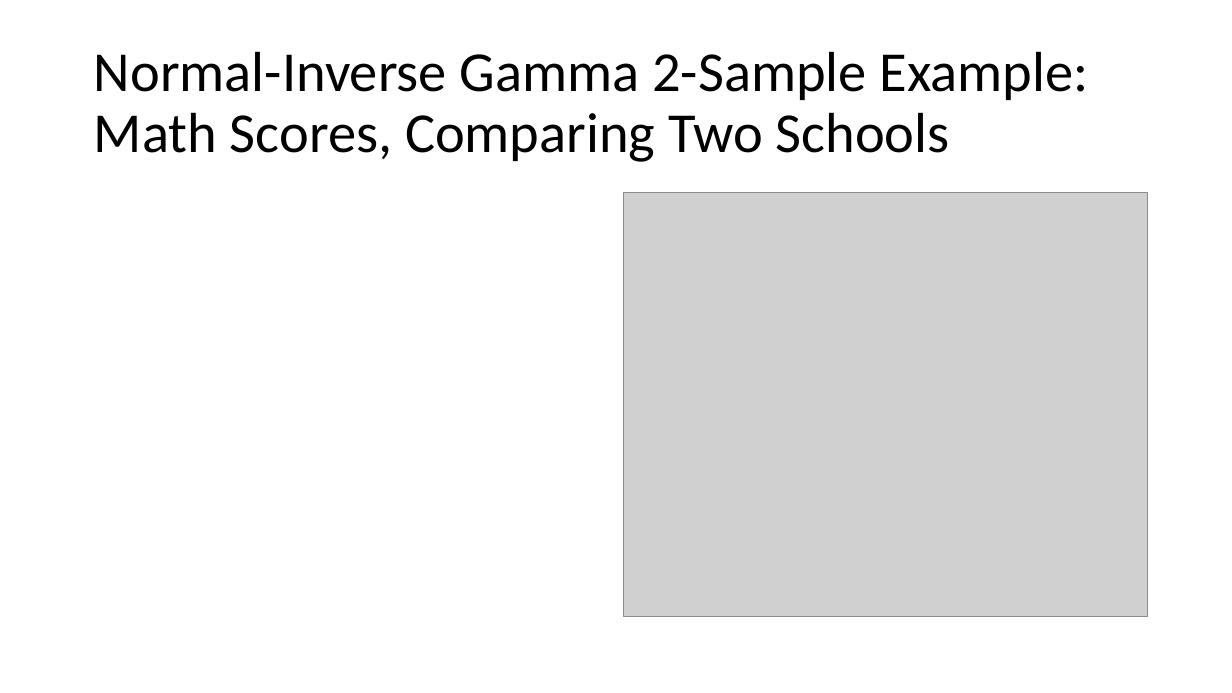
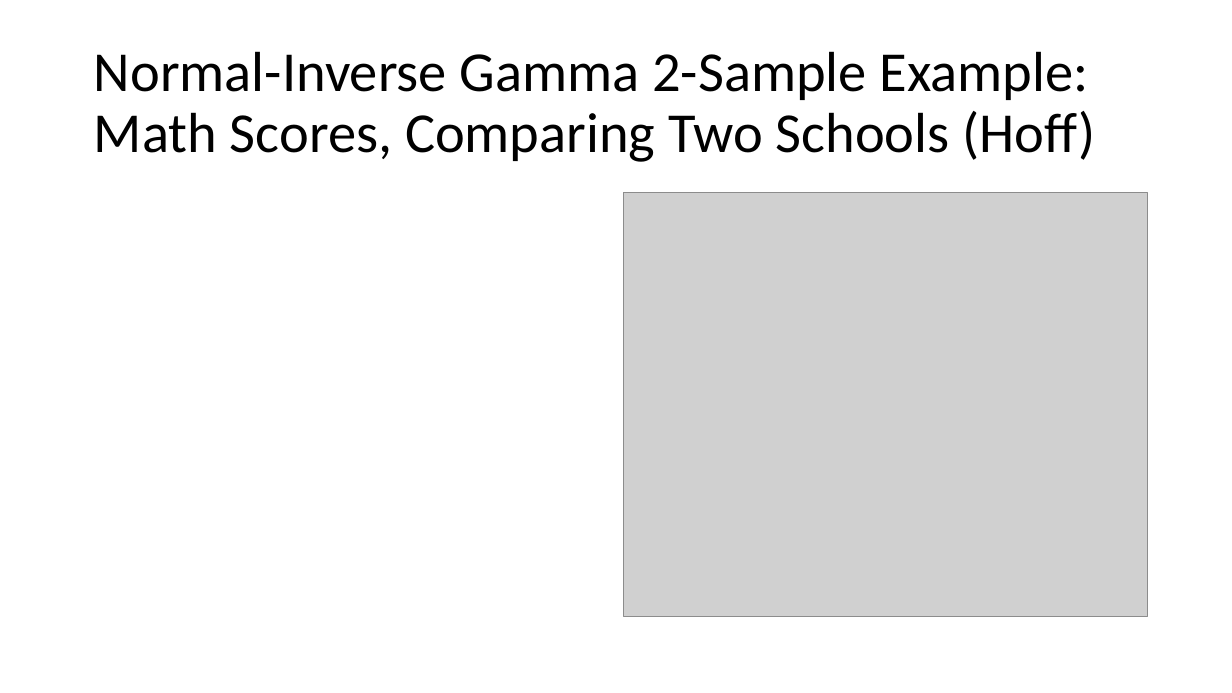
Before and after one commit to vgharris3/predictiveInference, a slide deck: slide 50 of Thesis_Files/ThesisDefense.pptx (slide 33 before the commit). Drawn at 1232x693 pixels with LibreOffice and Linux fonts; fonts in the diff are those of the drawing; grey boxes stand for pictures. Boxes give left, top, right and bottom in pixels: in the first picture for what was removed or moved away, otherwise in the second. Text is boxed around its words. In the diff, an @@ line names an element or a change of style, - is before the commit and + after.

```diff
--- a/Thesis_Files/ThesisDefense.pptx
+++ b/Thesis_Files/ThesisDefense.pptx
@@ title at (94, 51, 1095, 162): text changed @@
-Normal-Inverse Gamma 2-Sample Example:
-Math Scores, Comparing Two Schools
+Normal-Inverse Gamma 2-Sample Example:
+Math Scores, Comparing Two Schools (Hoff)
```
Also in this commit, not shown: 9 other slides changed, 9 slides added, 11 slides removed, 10 other files.
